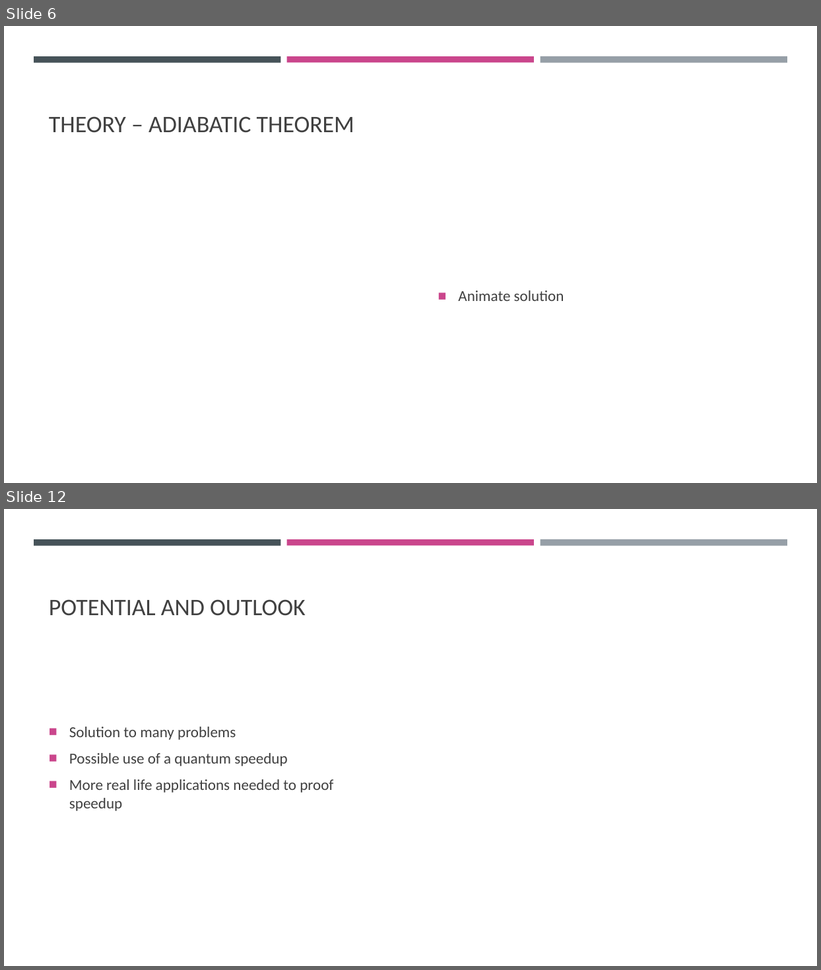
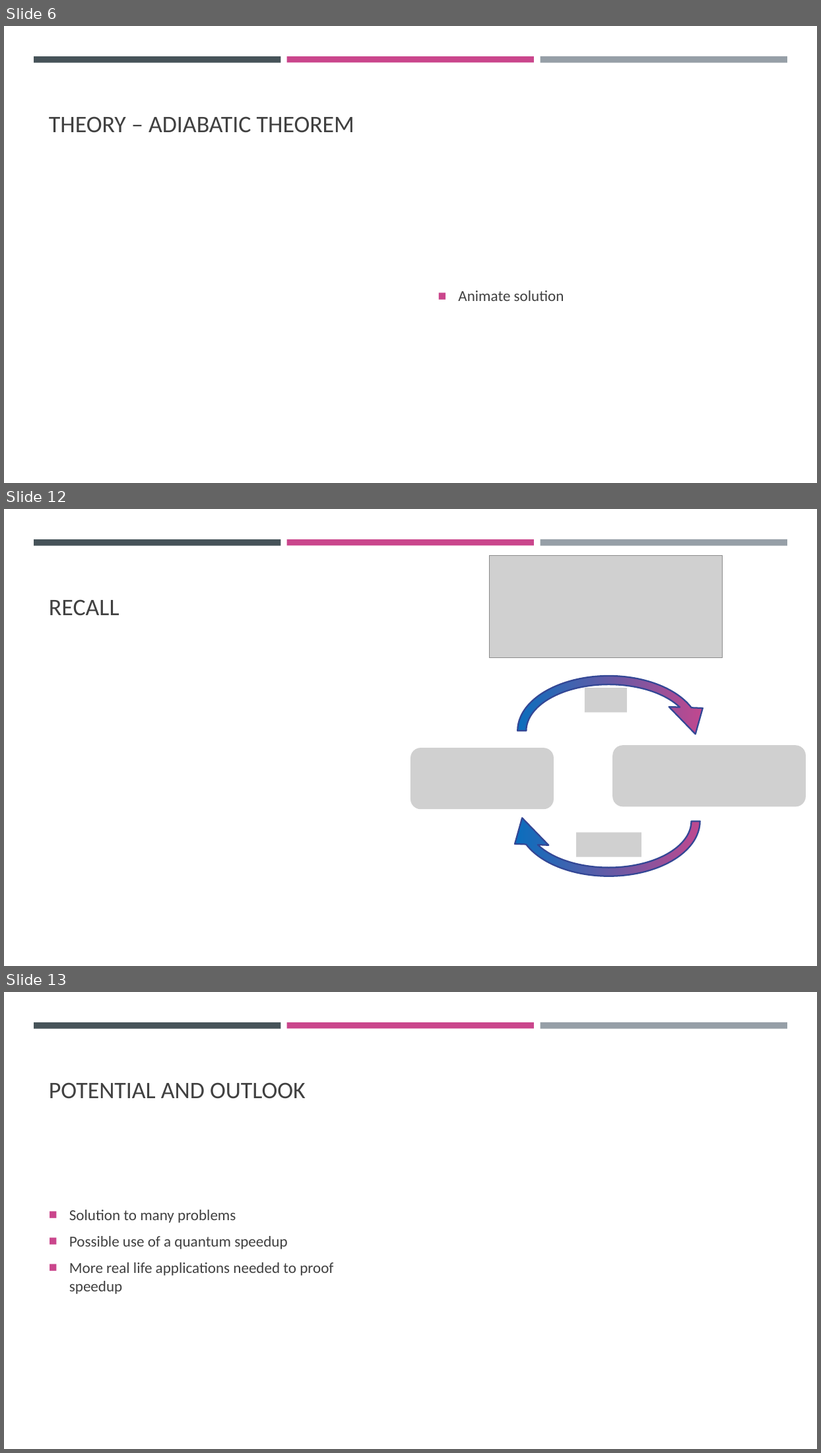
Before and after one commit to CodeJP97/QHT-2022-WoQ, a slide deck: Lecture.pptm. Shown one above the other, each under a label of ours: slides 6 and 12 before the commit, slides 6, 12 and 13 after it; the slides between them are not shown. The pictures are 821x970 and 821x1453 pixels, drawn with LibreOffice and Linux fonts; fonts in the diff are those of the drawing; grey boxes stand for pictures. Boxes give left, top, right and bottom in pixels: in the first picture for what was removed or moved away, otherwise in the second. Text is boxed around its words. In the diff, an @@ line names an element or a change of style, - is before the commit and + after.

```diff
--- a/Lecture.pptm
+++ b/Lecture.pptm
@@ slide 12 added at bbox=[4, 509, 817, 966], background #FFFFFF; not listed: 3 template elements that a slide beside it also shows @@
@@ picture added at bbox=[490, 555, 723, 658] @@
@@ title added at bbox=[49, 599, 120, 616], 28 pt, text #404040 @@
+RECALL
@@ circular arrow added at bbox=[506, 663, 713, 799], fill gradient #0070C0 to #CA468C, outline #344795 1.75 pt @@
@@ picture added at bbox=[585, 688, 627, 712] @@
@@ picture added at bbox=[613, 746, 806, 807] @@
@@ picture added at bbox=[411, 748, 554, 810] @@
@@ circular arrow added at bbox=[506, 754, 713, 889], fill gradient #CA468C to #0070C0, outline #344795 1.75 pt @@
@@ picture added at bbox=[576, 833, 642, 857] @@
@@ what was slide 12 is now slide 13 @@
```
Also in this commit, not shown: 8 slides changed, 1 other slide added, 1 slide removed, 1 other file.
